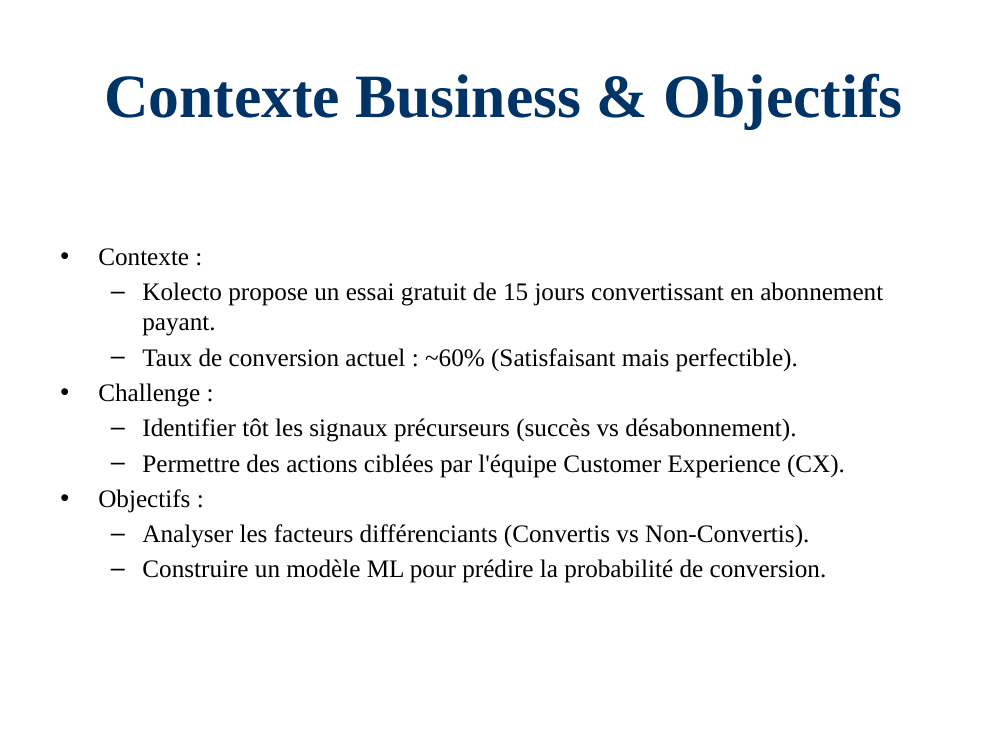
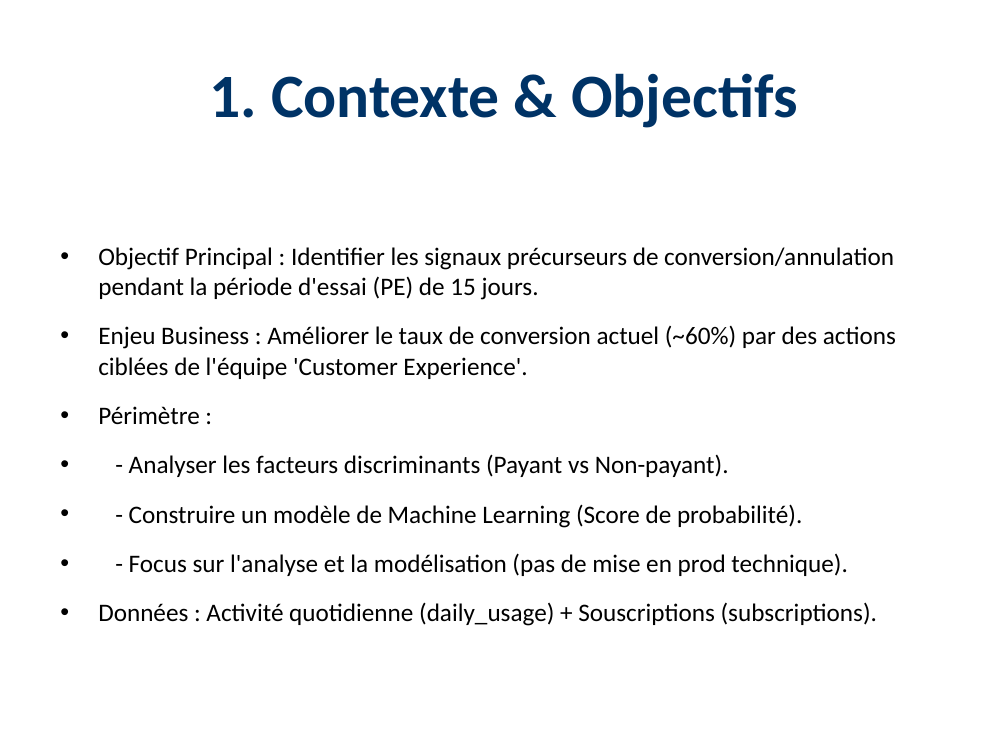
Before and after one commit to Paulino-Cristovao/churn_predictions, a slide deck: slide 2 of Presentations_Resultats_Projet.pptx. Drawn at 1008x756 pixels with LibreOffice and Linux fonts; fonts in the diff are those of the drawing. Boxes give left, top, right and bottom in pixels: in the first picture for what was removed or moved away, otherwise in the second. Text is boxed around its words. In the diff, an @@ line names an element or a change of style, - is before the commit and + after.

```diff
--- a/Presentations_Resultats_Projet.pptx
+++ b/Presentations_Resultats_Projet.pptx
@@ title at bbox=[210, 73, 798, 128]: text changed; font Times New Roman to Calibri @@
-Contexte Business & Objectifs
+1. Contexte & Objectifs
@@ text at bbox=[98, 247, 896, 626]: text changed; font Times New Roman to Calibri @@
-• Contexte :
-  – Kolecto propose un essai gratuit de 15 jours convertissant en abonnement payant.
-  – Taux de conversion actuel : ~60% (Satisfaisant mais perfectible).
-• Challenge :
-  – Identifier tôt les signaux précurseurs (succès vs désabonnement).
-  – Permettre des actions ciblées par l'équipe Customer Experience (CX).
-• Objectifs :
-  – Analyser les facteurs différenciants (Convertis vs Non-Convertis).
-  – Construire un modèle ML pour prédire la probabilité de conversion.
+• Objectif Principal : Identifier les signaux précurseurs de conversion/annulation pendant la période d'essai (PE) de 15 jours.
+• Enjeu Business : Améliorer le taux de conversion actuel (~60%) par des actions ciblées de l'équipe 'Customer Experience'.
+• Périmètre :
+• - Analyser les facteurs discriminants (Payant vs Non-payant).
+• - Construire un modèle de Machine Learning (Score de probabilité).
+• - Focus sur l'analyse et la modélisation (pas de mise en prod technique).
+• Données : Activité quotidienne (daily_usage) + Souscriptions (subscriptions).
```
Also in this commit, not shown: 3 other slides changed, 10 slides added, 6 slides removed, 1 other file.
